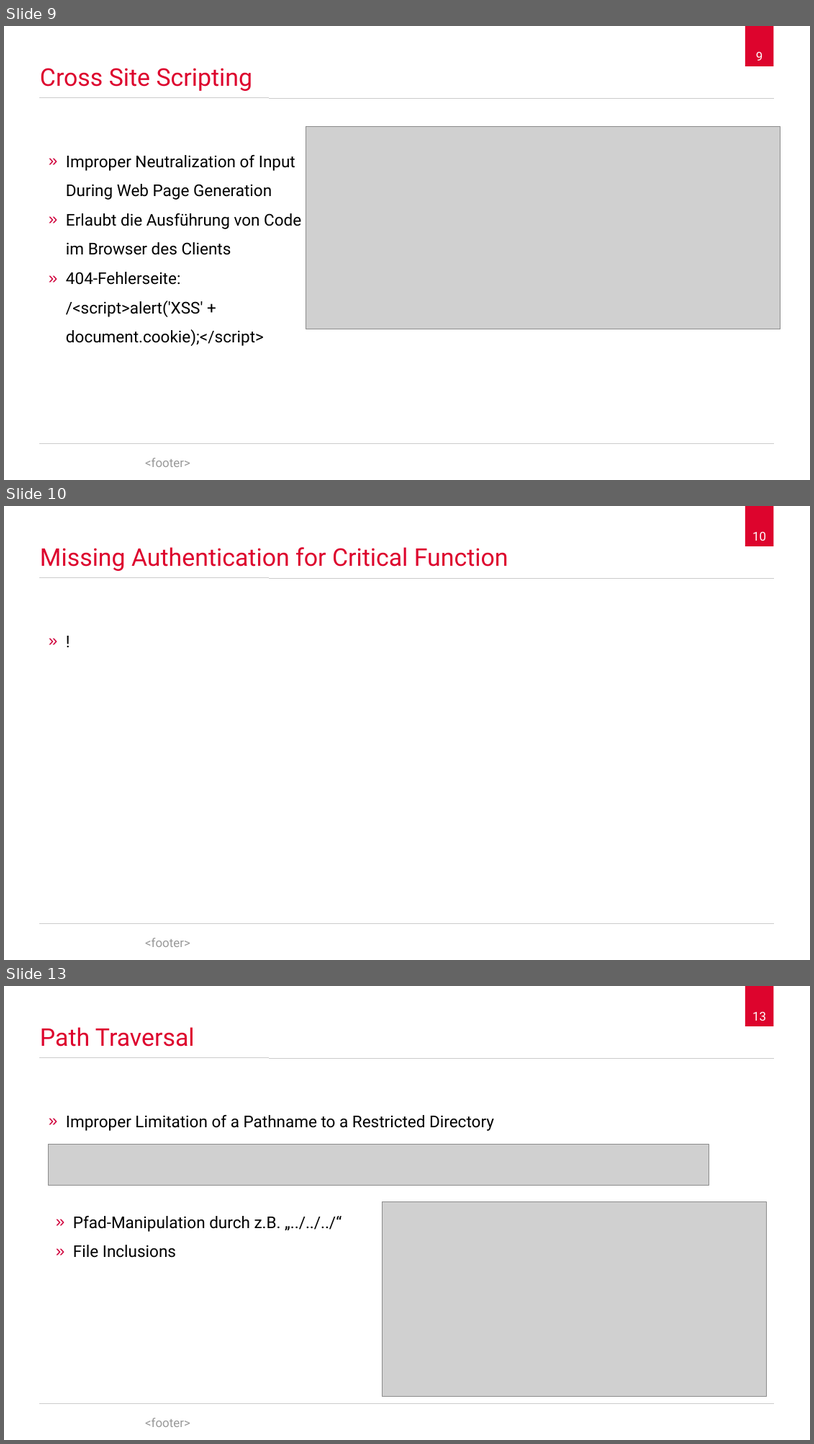
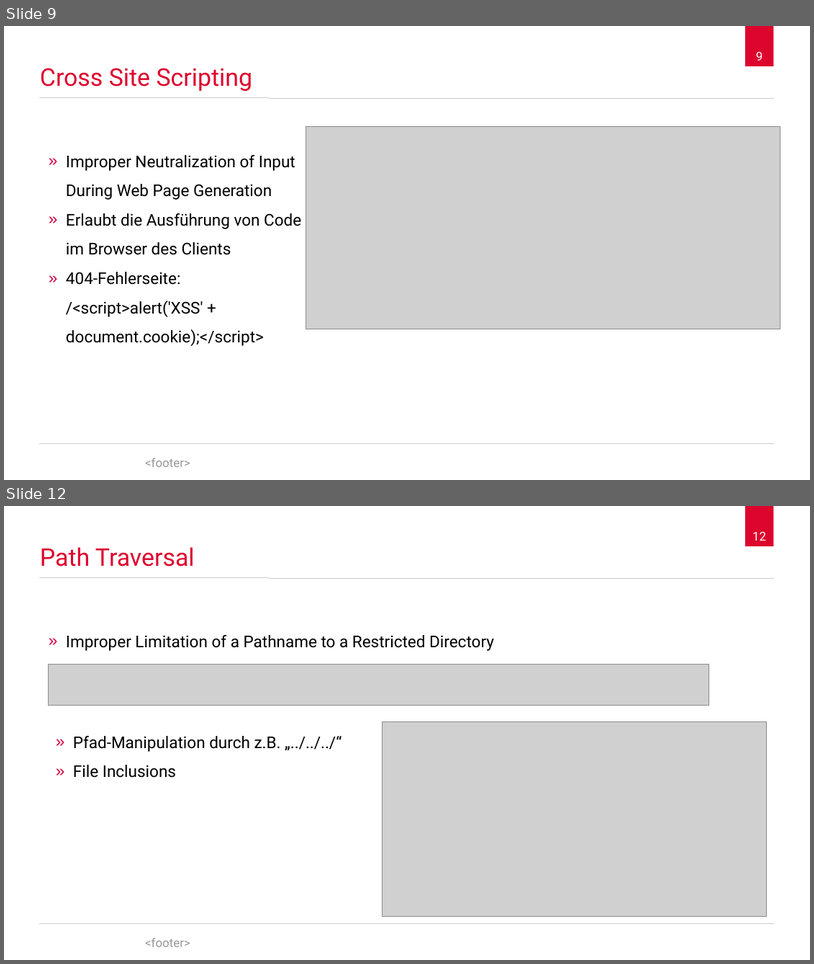
Before and after one commit to spaceone/presentations, a slide deck: die-bekanntesten-sicherheitsluecken/2017-11-21-Azubi-wissenstransfer-bekannte-sicherheitsluecken.odp. Shown one above the other, each under a label of ours: slides 9, 10 and 13 before the commit, slides 9 and 12 after it; the slides between them are not shown. The pictures are 814x1444 and 814x964 pixels, drawn with LibreOffice and Linux fonts; fonts in the diff are those of the drawing; grey boxes stand for pictures; background and template pictures are left out. Boxes give left, top, right and bottom in pixels: in the first picture for what was removed or moved away, otherwise in the second. Text is boxed around its words. In the diff, an @@ line names an element or a change of style, - is before the commit and + after.

```diff
--- a/die-bekanntesten-sicherheitsluecken/2017-11-21-Azubi-wissenstransfer-bekannte-sicherheitsluecken.odp
+++ b/die-bekanntesten-sicherheitsluecken/2017-11-21-Azubi-wissenstransfer-bekannte-sicherheitsluecken.odp
@@ slide 10 removed at (x1=4, y1=506, x2=810, y2=960), background #FFFFFF; not listed: 5 template elements that a slide beside it also shows @@
@@ title removed at (x1=40, y1=547, x2=509, y2=571) @@
-Missing Authentication for Critical Function
@@ text removed at (x1=40, y1=621, x2=774, y2=884) @@
-» !
@@ what was slide 13 is now slide 12 @@
@@ page number at (x1=753, y1=532, x2=766, y2=541): text changed @@
-13
+12
```
Also in this commit, not shown: 8 slides changed.
